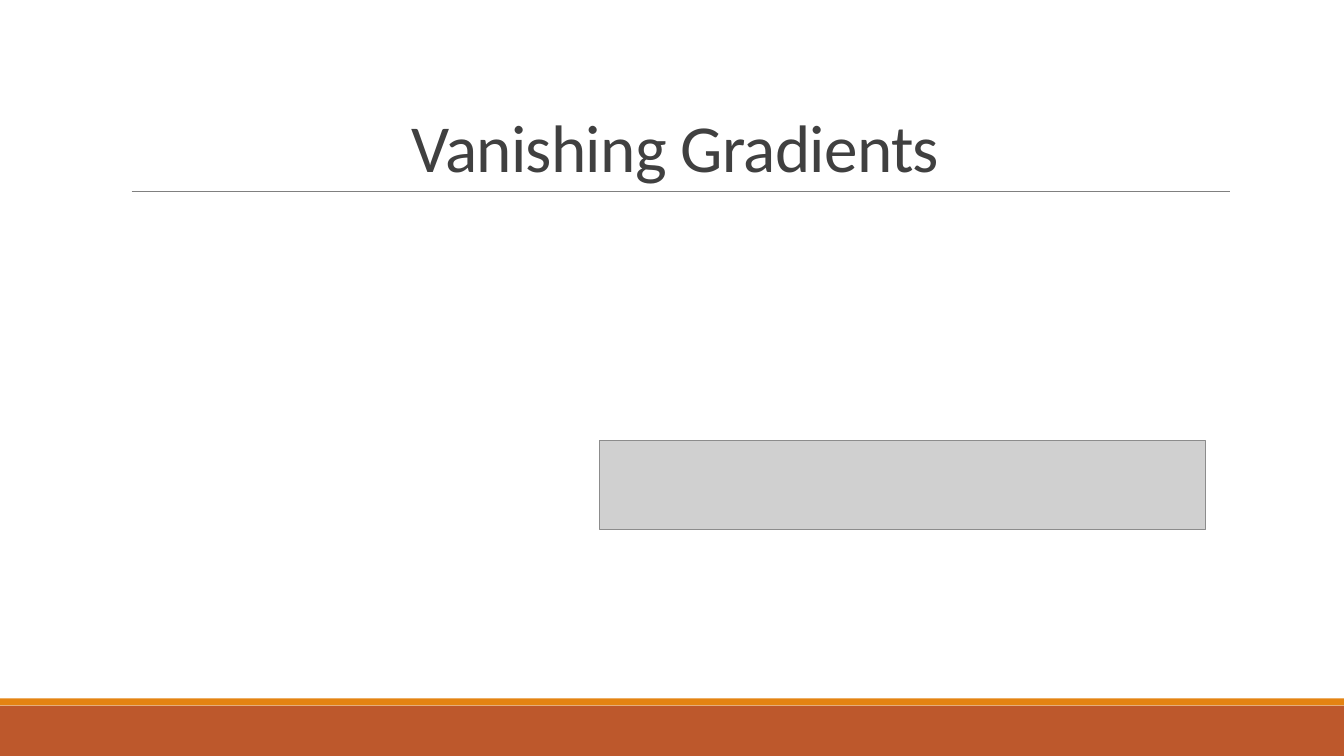
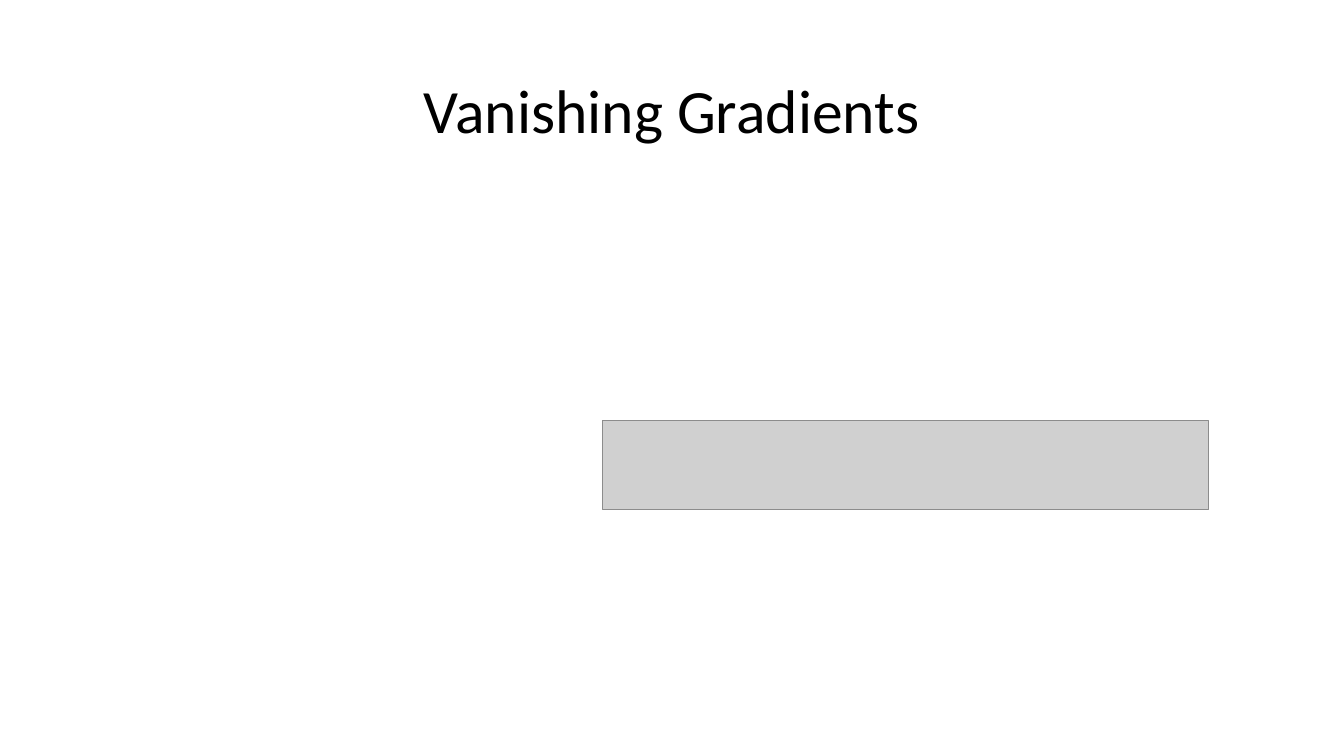
Before and after one commit to TomerVolk/NLP_2021_2022_Winter_Tutorials, a slide deck: slide 13 of Tutorial_04/Tutorial 04 - RNN and LSTM.pptx. Drawn at 1344x756 pixels with LibreOffice and Linux fonts; fonts in the diff are those of the drawing; grey boxes stand for pictures. Boxes give left, top, right and bottom in pixels: in the first picture for what was removed or moved away, otherwise in the second. Text is boxed around its words. In the diff, an @@ line names an element or a change of style, - is before the commit and + after.

```diff
--- a/Tutorial_04/Tutorial 04 - RNN and LSTM.pptx
+++ b/Tutorial_04/Tutorial 04 - RNN and LSTM.pptx
@@ title "Vanishing Gradients" moved from (x1=411, y1=125, x2=940, y2=184) to (x1=424, y1=90, x2=919, y2=144) @@
@@ title "Vanishing Gradients" at (x1=424, y1=90, x2=919, y2=144): size 48 to 44 pt, text colour #404040 to #000000, letter spacing -0.5 to 0 pt; line spacing 0.85 to 0.9; vertical alignment bottom to middle @@
@@ line removed from (132, 192) to (1231, 192) @@
@@ picture moved from (x1=600, y1=441, x2=1206, y2=529) to (x1=603, y1=421, x2=1209, y2=510) @@
@@ rectangle removed at (x1=0, y1=706, x2=1344, y2=756) @@
@@ rectangle removed at (x1=0, y1=699, x2=1344, y2=706) @@
```
Also in this commit, not shown: 20 other slides changed, 56 other files.
